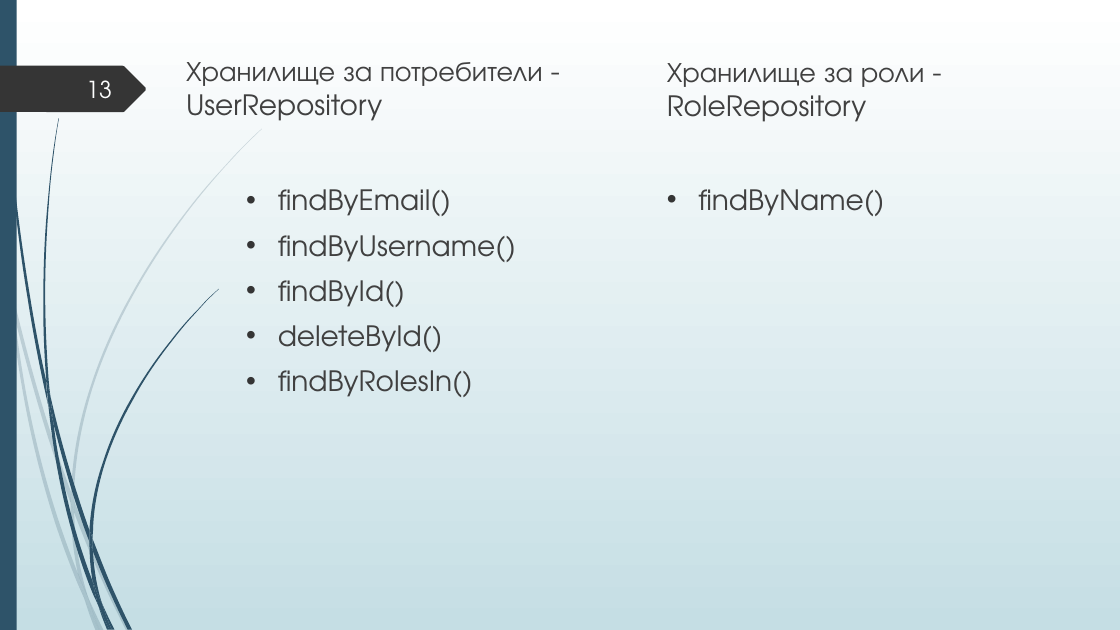
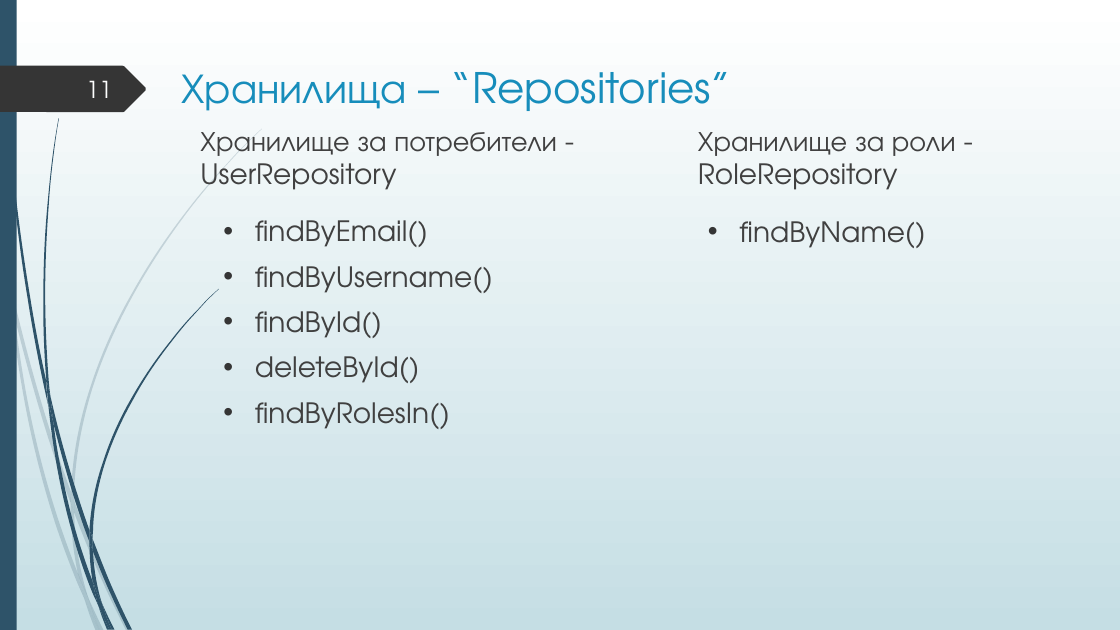
Before and after one commit to Izabel96/PlayingFieldReservations, a slide deck: slide 11 of Дипломна защита.pptx (slide 13 before the commit). Drawn at 1120x630 pixels with LibreOffice and Linux fonts; fonts in the diff are those of the drawing. Boxes give left, top, right and bottom in pixels: in the first picture for what was removed or moved away, otherwise in the second. Text is boxed around its words. In the diff, an @@ line names an element or a change of style, - is before the commit and + after.

```diff
--- a/Дипломна защита.pptx
+++ b/Дипломна защита.pptx
@@ page number at [86, 80, 112, 98]: text changed @@
-13
+11
@@ title added at [181, 72, 731, 111], 36 pt, text #178DBB @@
+Хранилища – “Repositories”
@@ text "Хранилище за потребители - UserRepository": place and size @@
-text "Хранилище за потребители - UserRepository" at [186, 62, 543, 121]
+text "Хранилище за потребители - UserRepository" at [200, 132, 557, 190]
@@ text "Хранилище за роли - RoleRepository": place and size @@
-text "Хранилище за роли - RoleRepository" at [667, 63, 925, 122]
+text "Хранилище за роли - RoleRepository" at [698, 132, 956, 190]
@@ text "findByEmail()": place and size @@
-text "findByEmail()" at [278, 189, 516, 397]
+text "findByEmail()" at [255, 220, 493, 429]
@@ text "findByName()": place and size @@
-text "findByName()" at [698, 189, 884, 216]
+text "findByName()" at [739, 221, 925, 248]
```
Also in this commit, not shown: 6 other slides changed, 14 slides added, 4 slides removed.
